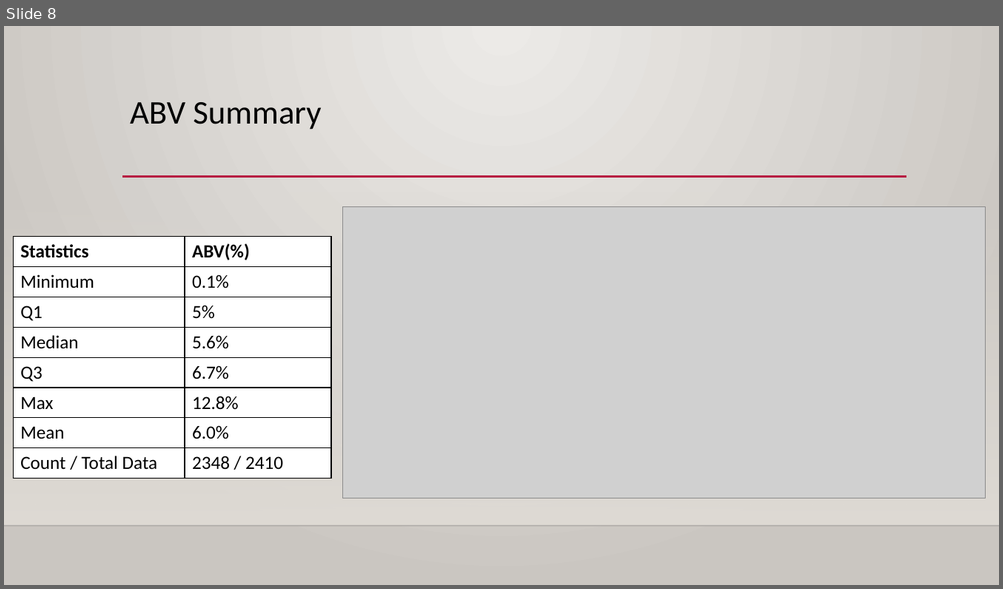
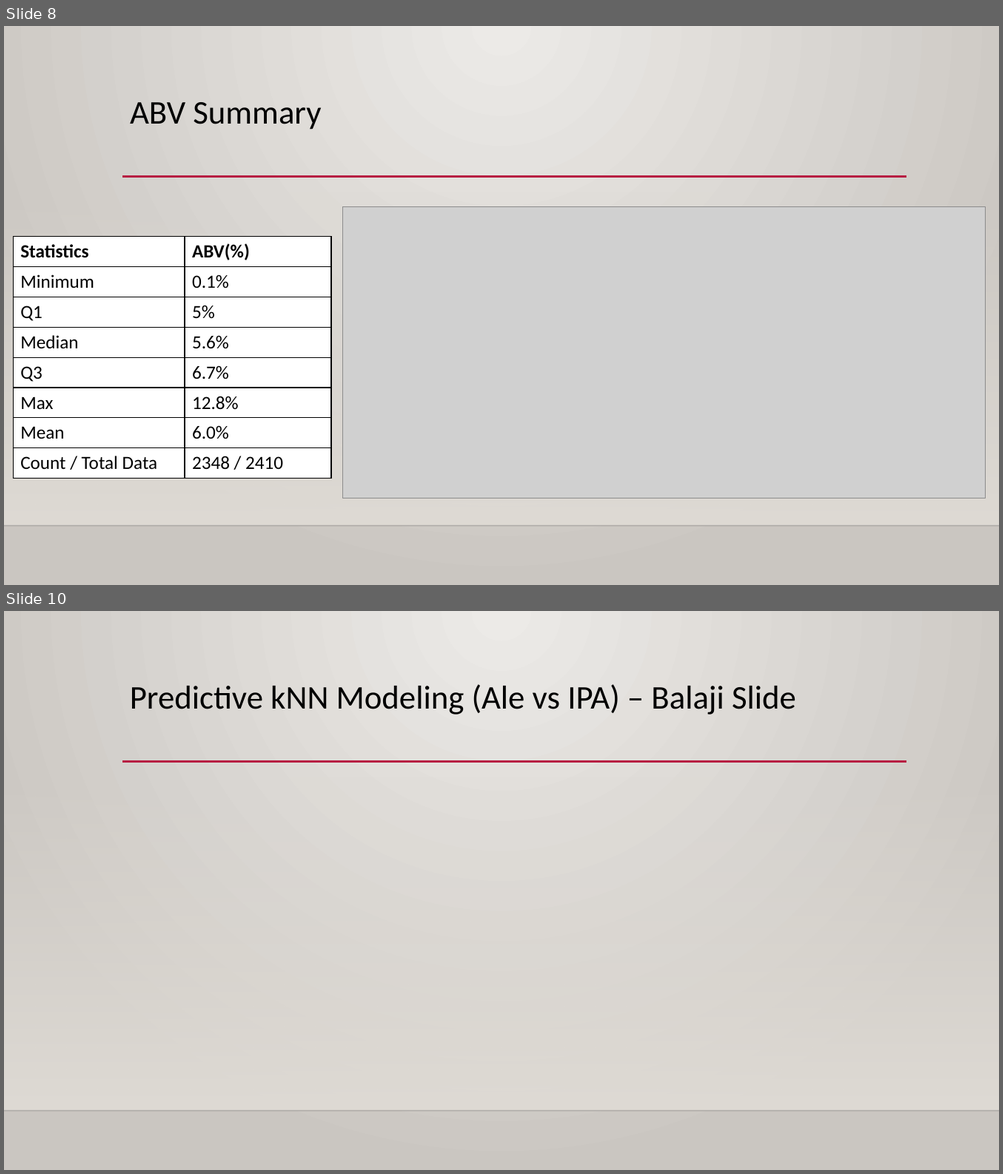
Before and after one commit to Aurian-G/BudweiserBreweryAnalysis, a slide deck: PPT/Case_Study_Analysis_DDS6306.pptx. Shown one above the other, each under a label of ours: slide 8 before the commit, slides 8 and 10 after it; the slides between them are not shown. The pictures are 1003x589 and 1003x1174 pixels, drawn with LibreOffice and Linux fonts; fonts in the diff are those of the drawing; grey boxes stand for pictures; background and template pictures are left out. Boxes give left, top, right and bottom in pixels: in the first picture for what was removed or moved away, otherwise in the second. Text is boxed around its words. In the diff, an @@ line names an element or a change of style, - is before the commit and + after.

Commit message:
Finished PPT. Left KNN slide for Balaji

```diff
--- a/PPT/Case_Study_Analysis_DDS6306.pptx
+++ b/PPT/Case_Study_Analysis_DDS6306.pptx
@@ slide 10 added at (4, 611, 999, 1170), background gradient #ECEAE7 to #CAC7C1; not listed: 3 template elements that a slide beside it also shows @@
@@ title added at (130, 684, 796, 715), 32 pt, text #000000 @@
+Predictive kNN Modeling (Ale vs IPA) – Balaji Slide
```
Also in this commit, not shown: 2 other slides added.
